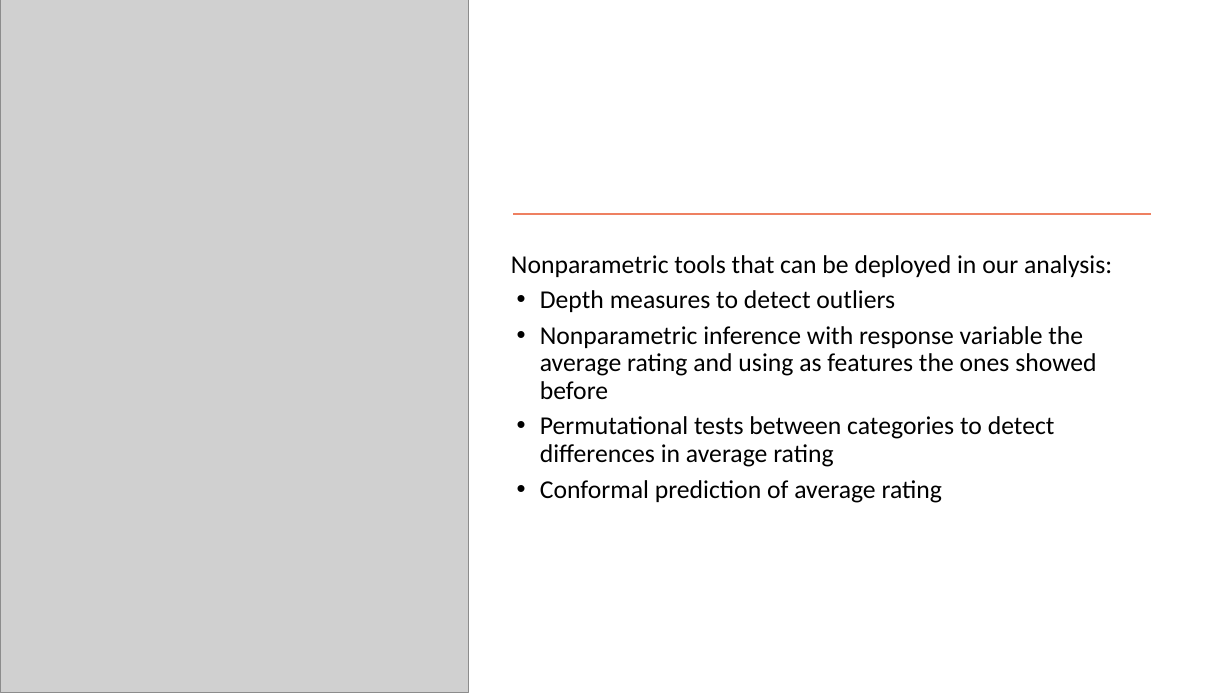
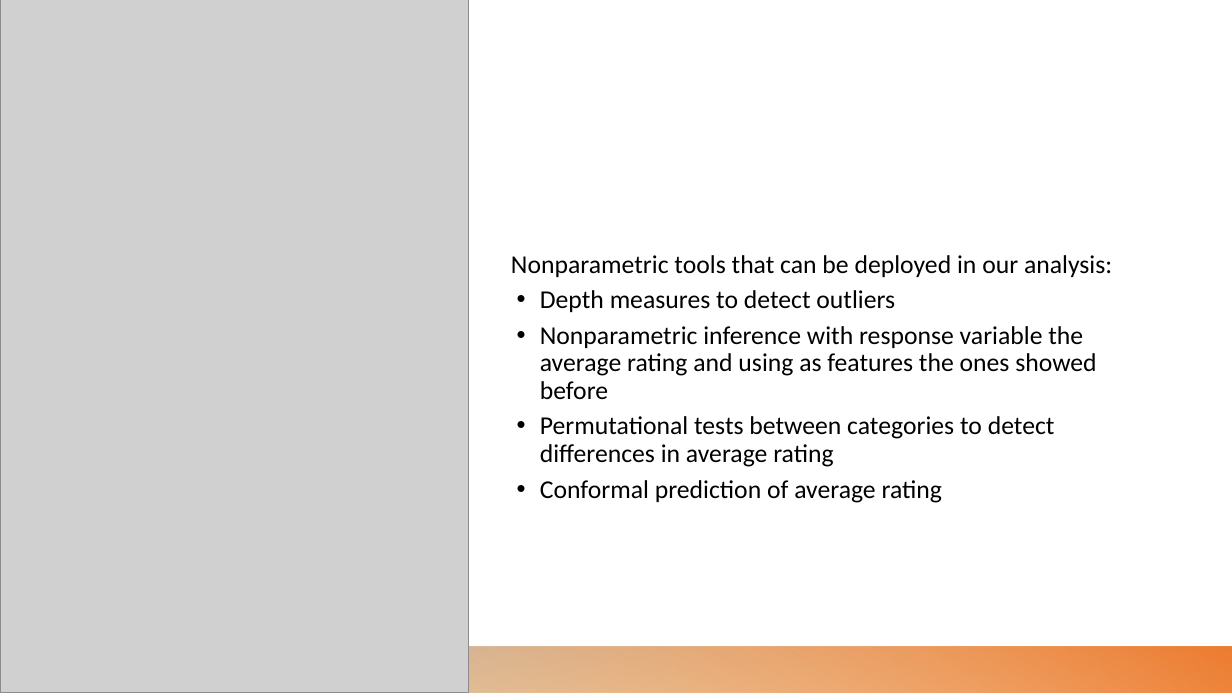
Before and after one commit to fraromeo/NPS, a slide deck: slide 10 of WIP non parametric statistics.pptx (slide 3 before the commit). Drawn at 1232x693 pixels with LibreOffice and Linux fonts; fonts in the diff are those of the drawing; grey boxes stand for pictures. Boxes give left, top, right and bottom in pixels: in the first picture for what was removed or moved away, otherwise in the second. Text is boxed around its words. In the diff, an @@ line names an element or a change of style, - is before the commit and + after.

```diff
--- a/WIP non parametric statistics.pptx
+++ b/WIP non parametric statistics.pptx
@@ line removed from (514, 213) to (1152, 213) @@
@@ rectangle added at (0,647,1232,693), fill gradient #CF9B00 to #5B9BD5 @@
@@ rectangle added at (409,647,1232,693), fill gradient #F4B183 to #ED7D31 @@
```
Also in this commit, not shown: 2 other slides changed, 7 slides added, 6 other files.
